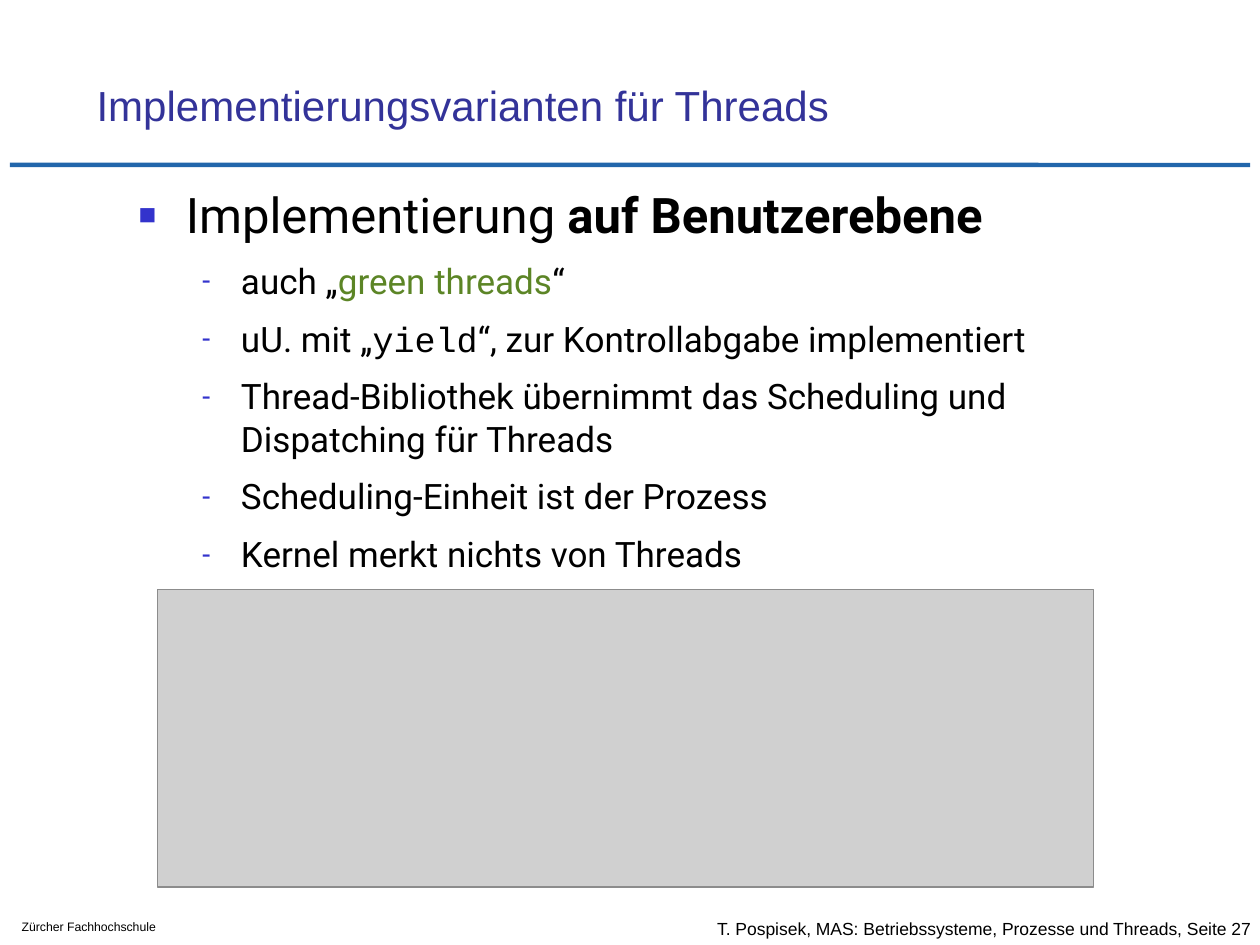
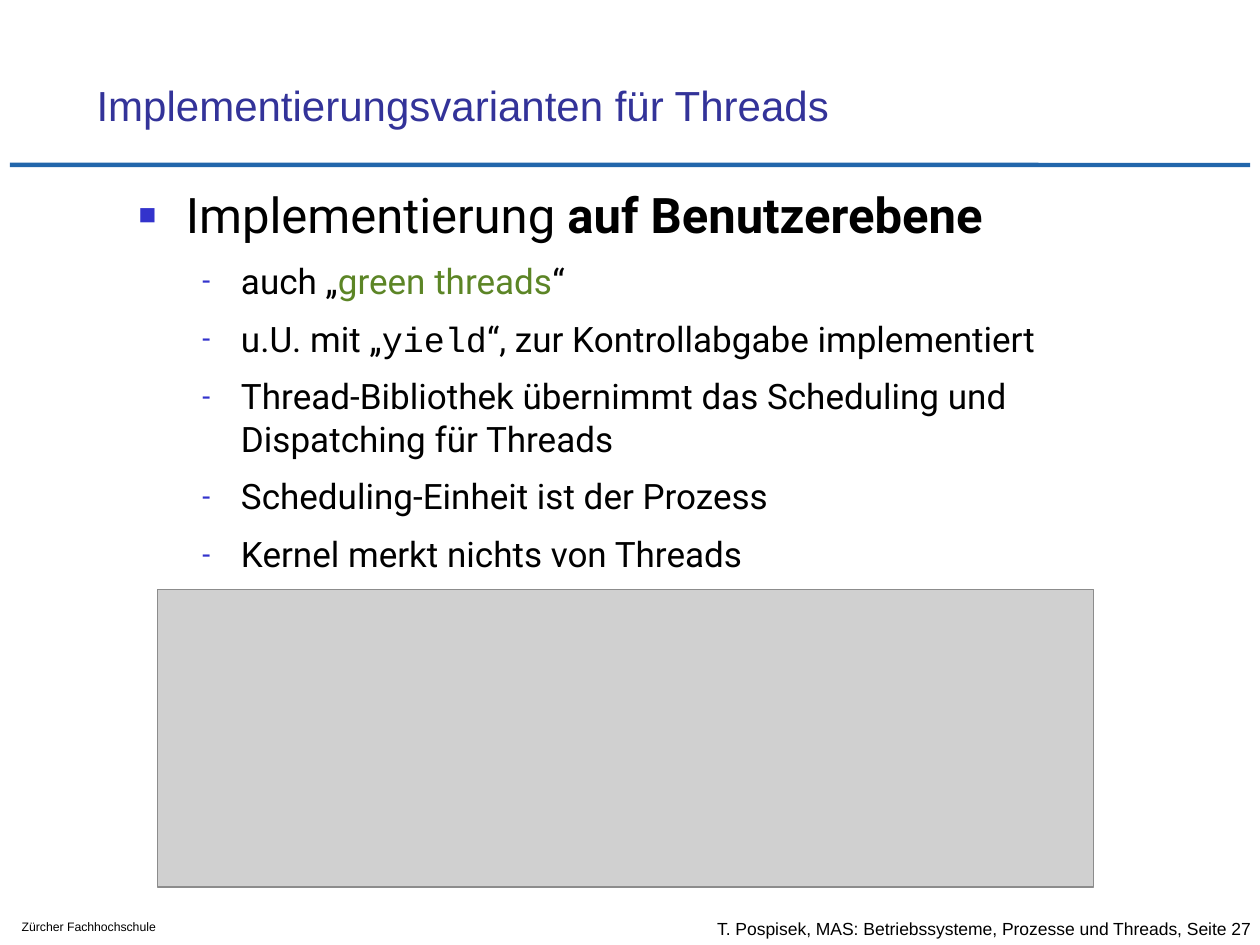
Before and after one commit to tpo/betriebssysteme, a slide deck: slide 27 of 05-2_Prozesse_und_Threads.odp. Drawn at 1260x945 pixels with LibreOffice and Linux fonts; fonts in the diff are those of the drawing; grey boxes stand for pictures; background and template pictures are left out. Boxes give left, top, right and bottom in pixels: in the first picture for what was removed or moved away, otherwise in the second. Text is boxed around its words. In the diff, an @@ line names an element or a change of style, - is before the commit and + after.

```diff
--- a/05-2_Prozesse_und_Threads.odp
+++ b/05-2_Prozesse_und_Threads.odp
@@ text at (241, 325, 1035, 360): text changed @@
-  – uU. mit „yield“, zur Kontrollabgabe implementiert
+  – u.U. mit „yield“, zur Kontrollabgabe implementiert
```
Also in this commit, not shown: 1 other file.
